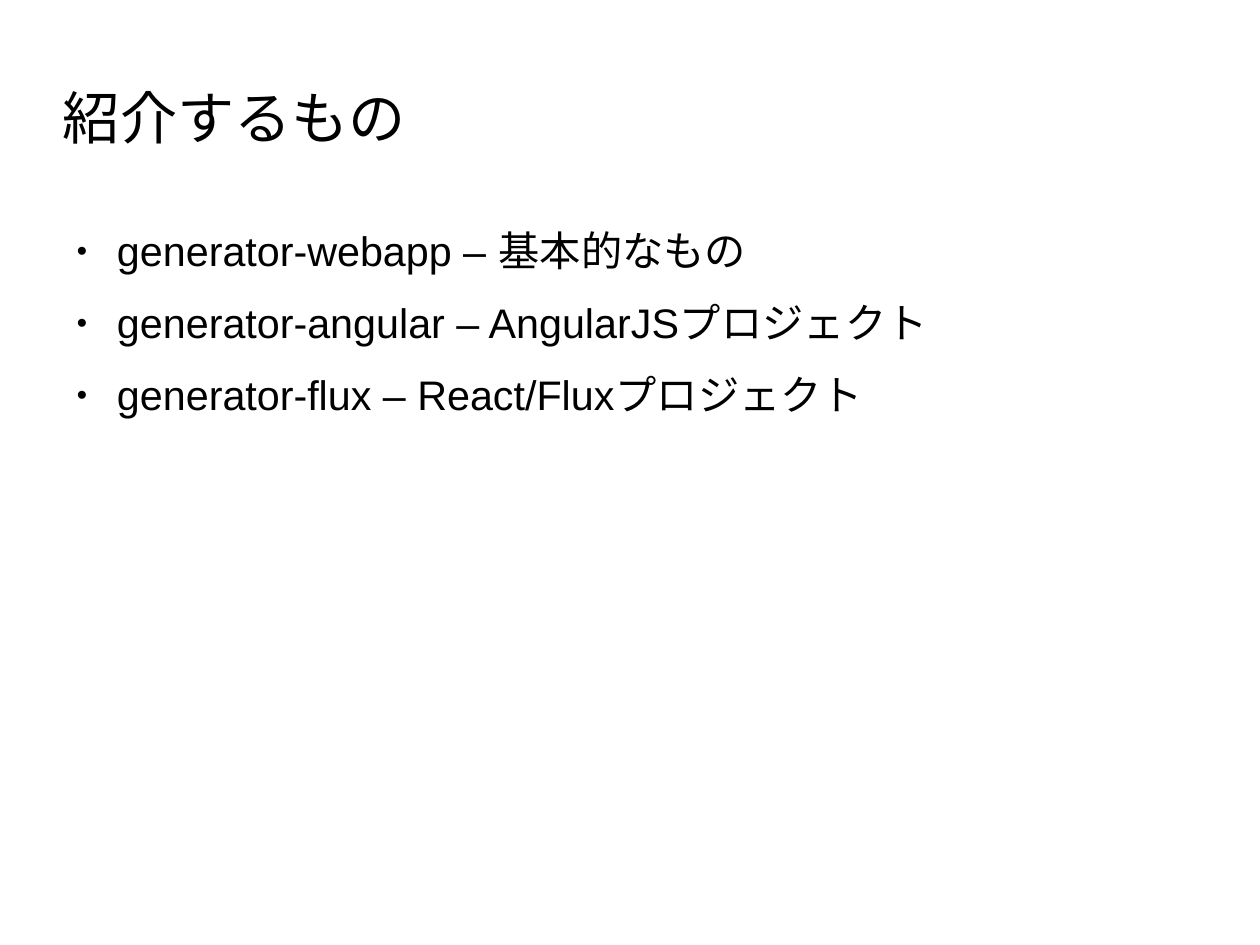
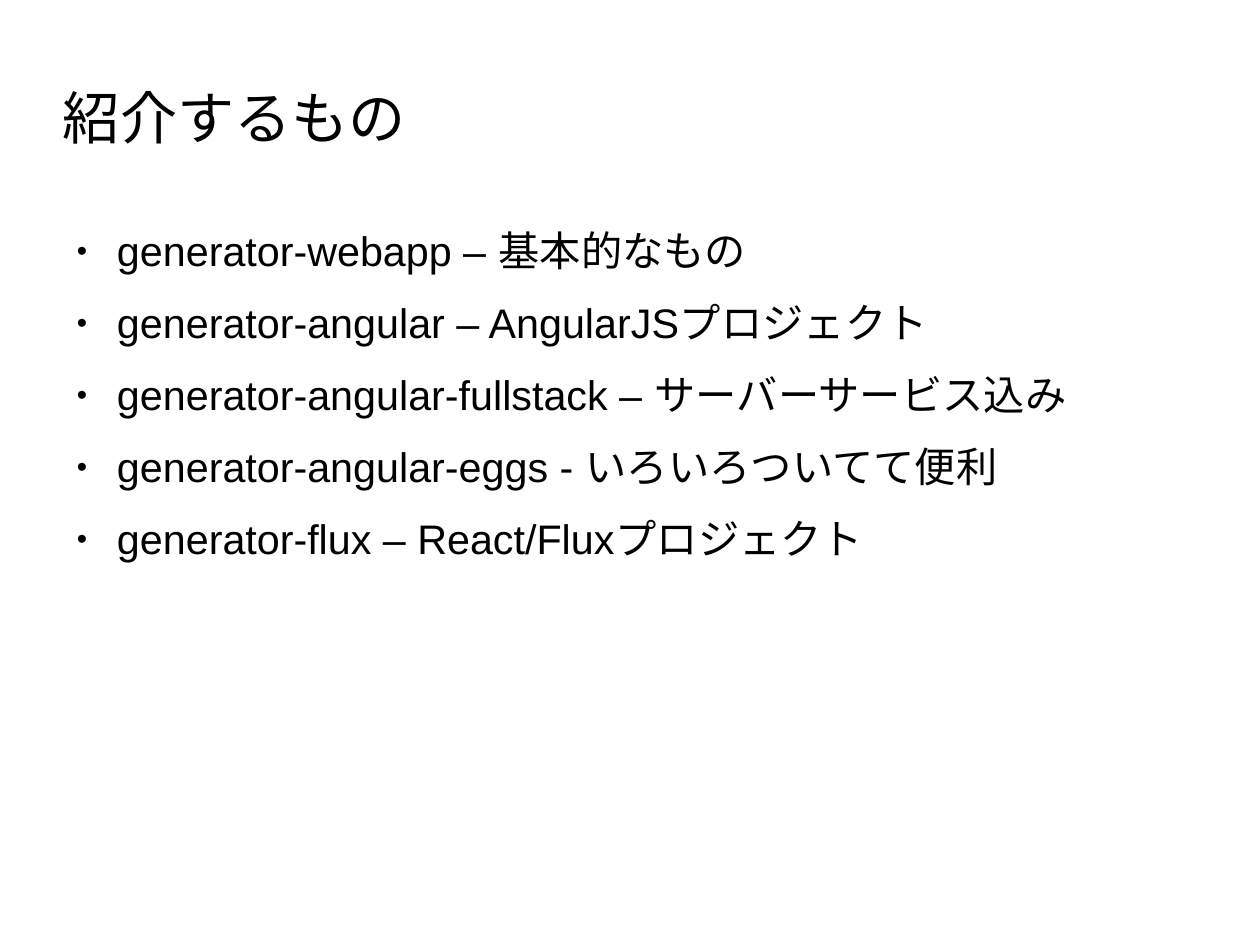
Before and after one commit to masakura/yeoman-presentation, a slide deck: slide 75 of yeoman-presentation.odp (slide 71 before the commit). Drawn at 1260x945 pixels with LibreOffice and Linux fonts; fonts in the diff are those of the drawing; background and template pictures are left out. Boxes give left, top, right and bottom in pixels: in the first picture for what was removed or moved away, otherwise in the second. Text is boxed around its words. In the diff, an @@ line names an element or a change of style, - is before the commit and + after.

```diff
--- a/yeoman-presentation.odp
+++ b/yeoman-presentation.odp
@@ text at [117,376,1067,490]: paragraphs added @@
+● generator-angular-fullstack – サーバーサービス込み
+● generator-angular-eggs - いろいろついてて便利
```
Also in this commit, not shown: 10 other slides changed, 11 slides added.
